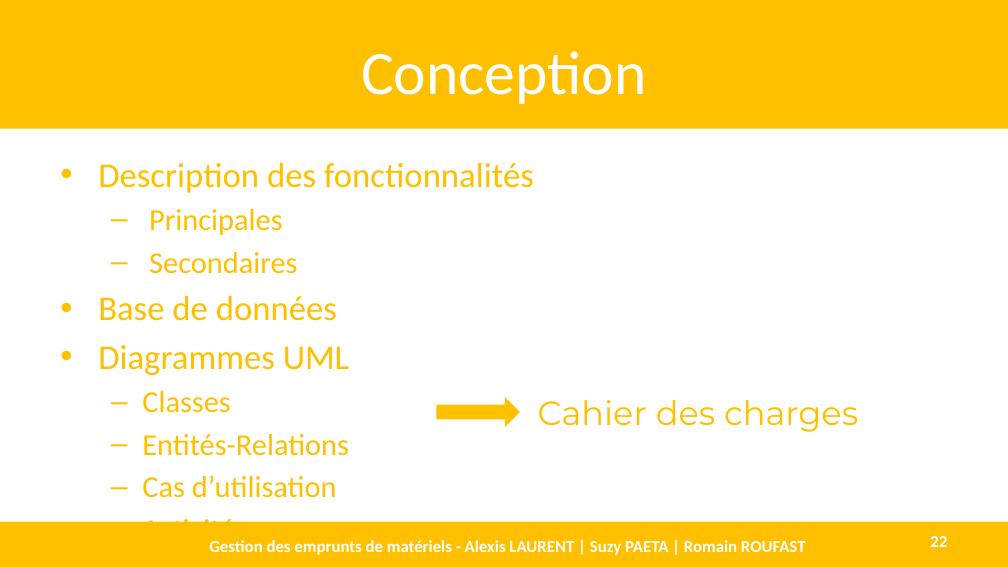
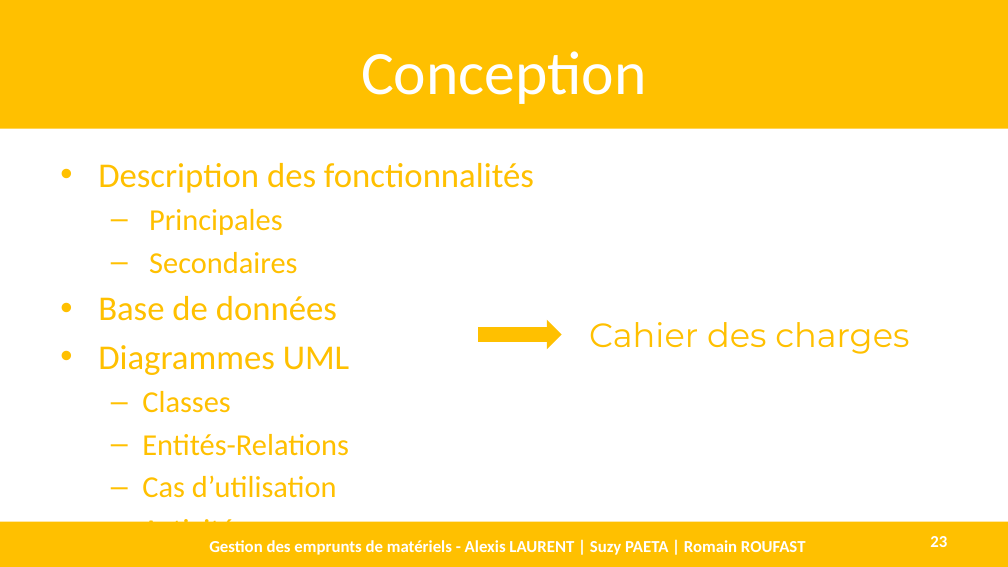
Before and after one commit to AlexisLaurent/Gestion_des_Emprunts, a slide deck: slide 23 of Livrables/D1.3 - DEF.pptx (slide 22 before the commit). Drawn at 1008x567 pixels with LibreOffice and Linux fonts; fonts in the diff are those of the drawing. Boxes give left, top, right and bottom in pixels: in the first picture for what was removed or moved away, otherwise in the second. Text is boxed around its words. In the diff, an @@ line names an element or a change of style, - is before the commit and + after.

```diff
--- a/Livrables/D1.3 - DEF.pptx
+++ b/Livrables/D1.3 - DEF.pptx
@@ right arrow moved from (x1=436, y1=397, x2=520, y2=427) to (x1=478, y1=320, x2=561, y2=350) @@
@@ text "Cahier des charges" moved from (x1=538, y1=400, x2=858, y2=432) to (x1=589, y1=322, x2=909, y2=354) @@
@@ page number at (x1=930, y1=536, x2=947, y2=547): text changed @@
-22
+23
```
Also in this commit, not shown: 15 other slides changed, 3 slides removed.
